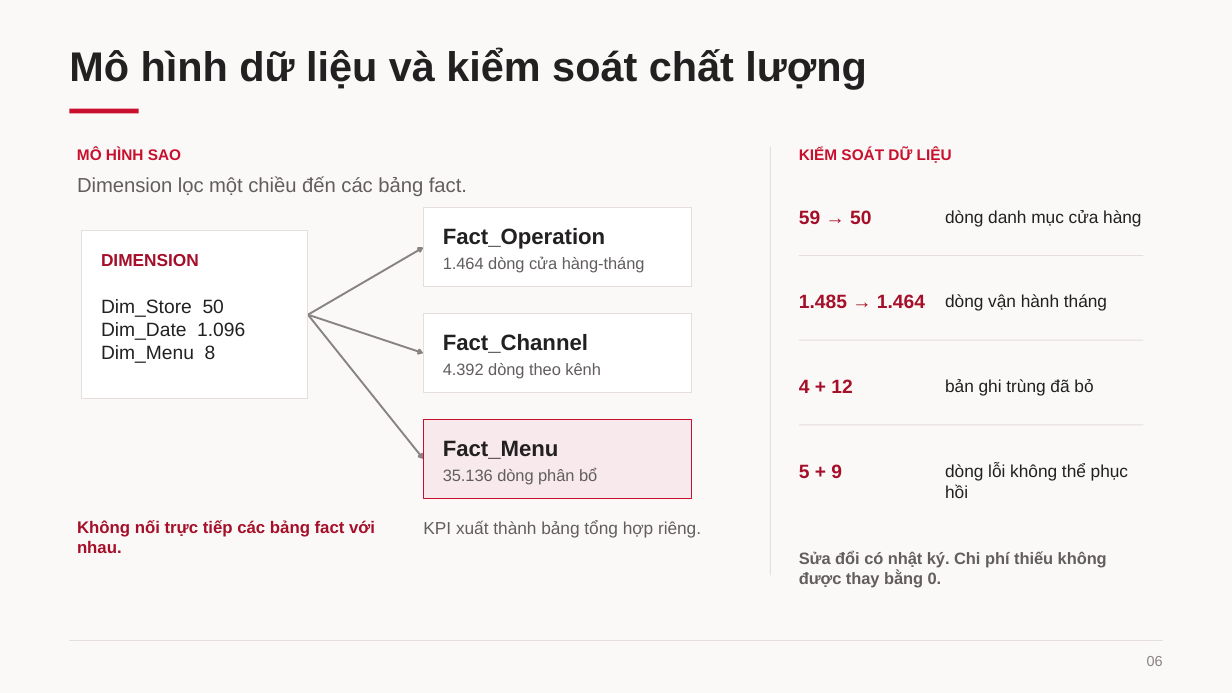
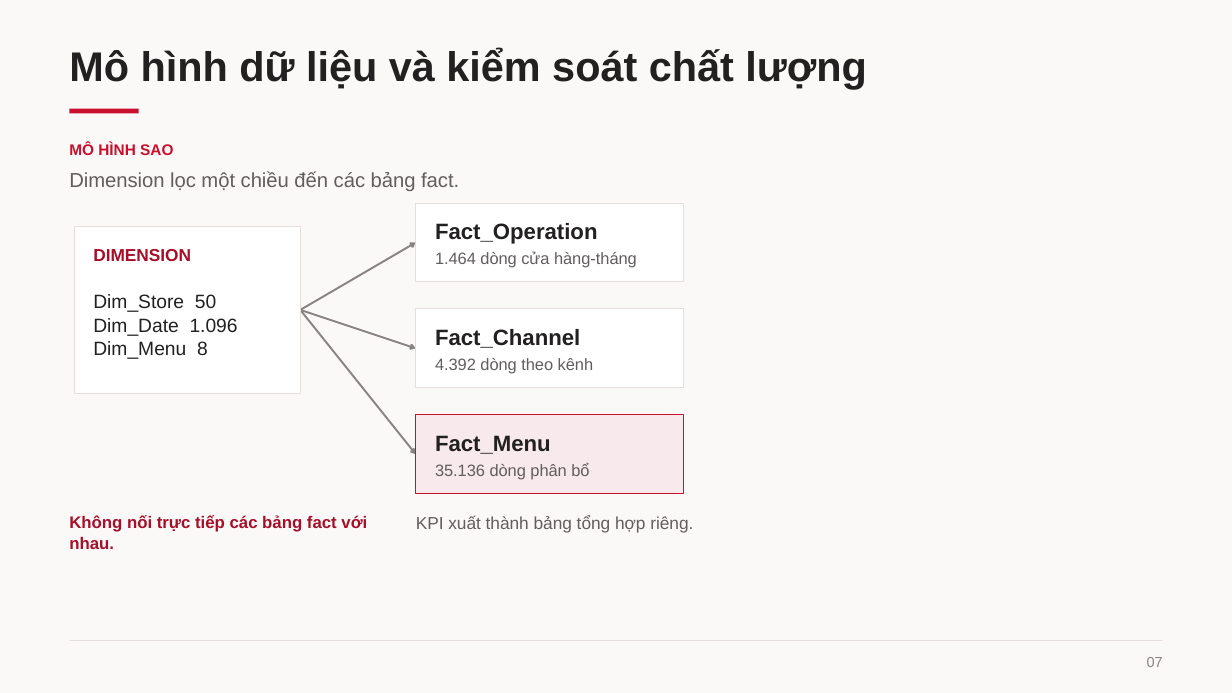
Before and after one commit to haonuongbo/Phan-tich-du-lieu-trong-moi-truong-doanh-nghiep, a slide deck: slide 7 of BaoCao/Nhóm4.pptx (slide 6 before the commit). Drawn at 1232x693 pixels with LibreOffice and Linux fonts; fonts in the diff are those of the drawing. Boxes give left, top, right and bottom in pixels: in the first picture for what was removed or moved away, otherwise in the second. Text is boxed around its words. In the diff, an @@ line names an element or a change of style, - is before the commit and + after.

```diff
--- a/BaoCao/Nhóm4.pptx
+++ b/BaoCao/Nhóm4.pptx
@@ rectangle removed at <box>770,146,771,576</box> @@
@@ text removed at <box>799,148,952,163</box> @@
-KIỂM SOÁT DỮ LIỆU
@@ text removed at <box>799,210,871,224</box> @@
-59 → 50
@@ text removed at <box>945,210,1141,227</box> @@
-dòng danh mục cửa hàng
@@ rectangle removed at <box>799,255,1144,256</box> @@
@@ text removed at <box>799,294,925,308</box> @@
-1.485 → 1.464
@@ text removed at <box>945,294,1107,311</box> @@
-dòng vận hành tháng
@@ 11 texts, 3 arrows, 1 rectangle: place and size @@
-11 texts, 3 arrows, 1 rectangle at <box>77,148,645,553</box>
+11 texts, 3 arrows, 1 rectangle at <box>69,143,637,549</box>
@@ 3 rectangles, 1 text: place and size @@
-3 rectangles, 1 text at <box>423,208,701,538</box>
+3 rectangles, 1 text at <box>416,203,693,533</box>
@@ rectangle removed at <box>799,340,1144,341</box> @@
@@ text removed at <box>799,379,852,393</box> @@
-4 + 12
@@ text removed at <box>945,379,1093,396</box> @@
-bản ghi trùng đã bỏ
@@ rectangle removed at <box>799,424,1144,425</box> @@
@@ text removed at <box>799,464,842,478</box> @@
-5 + 9
@@ text removed at <box>945,463,1128,498</box> @@
-dòng lỗi không thể phục hồi
@@ text removed at <box>799,551,1107,588</box> @@
-Sửa đổi có nhật ký. Chi phí thiếu không được thay bằng 0.
@@ text at <box>1147,657,1163,667</box>: text changed @@
-06
+07
```
Also in this commit, not shown: 8 other slides changed, 1 slide added.
